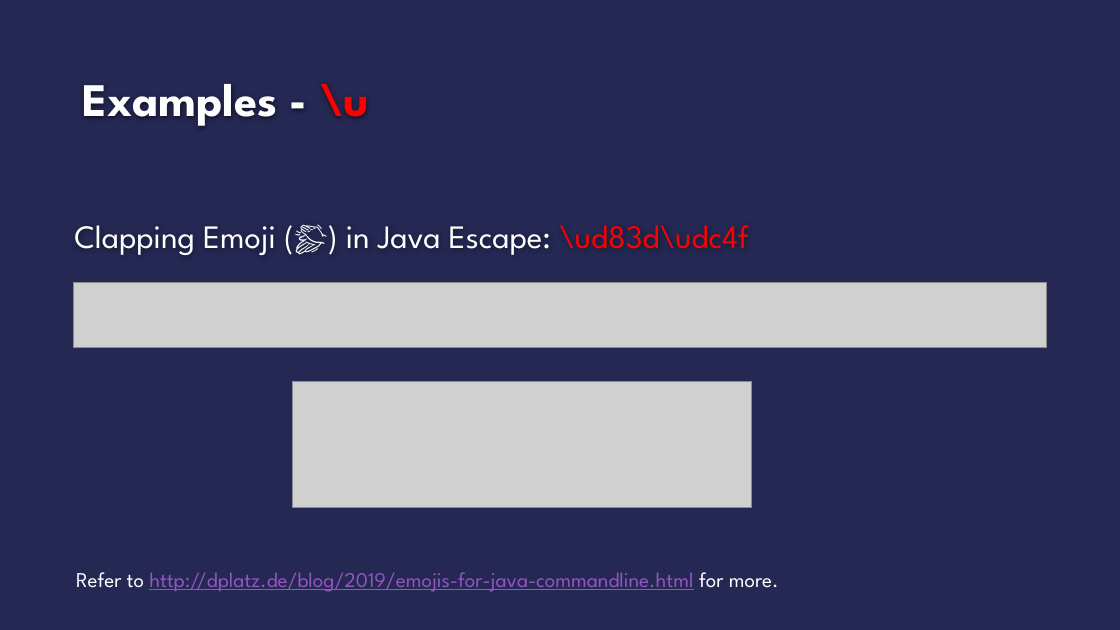
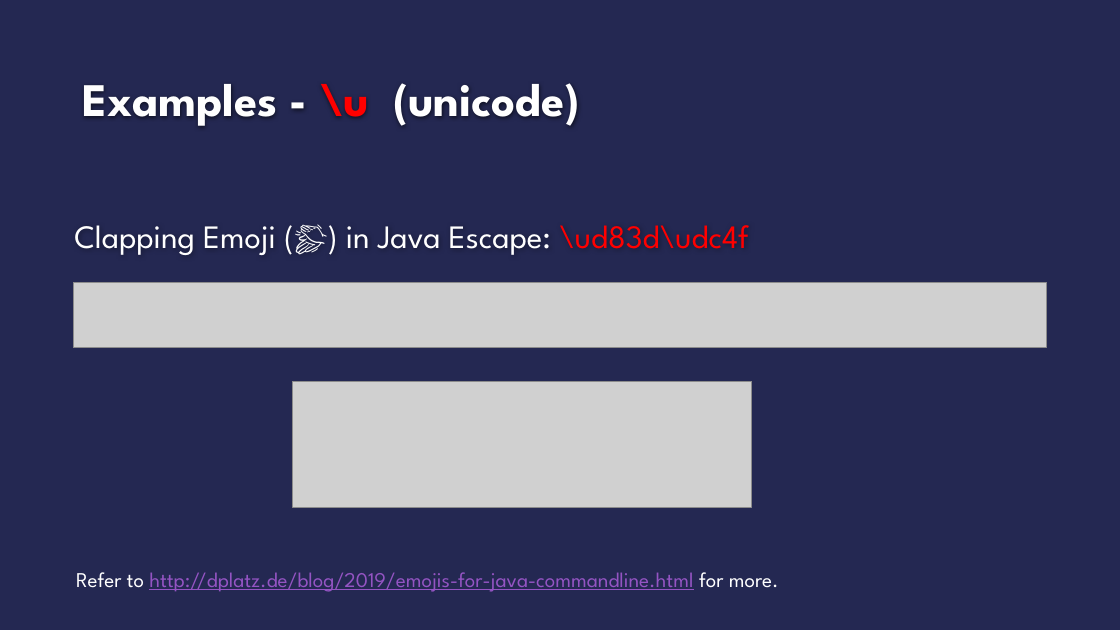
Before and after one commit to msantiago9/Marj, a slide deck: slide 10 of static/ppts/AP2-1.pptx. Drawn at 1120x630 pixels with LibreOffice and Linux fonts; fonts in the diff are those of the drawing; grey boxes stand for pictures; background and template pictures are left out. Boxes give left, top, right and bottom in pixels: in the first picture for what was removed or moved away, otherwise in the second. Text is boxed around its words. In the diff, an @@ line names an element or a change of style, - is before the commit and + after.

```diff
--- a/static/ppts/AP2-1.pptx
+++ b/static/ppts/AP2-1.pptx
@@ title at (83, 83, 580, 126): text changed @@
-Examples - \u
+Examples - \u (unicode)
```
Also in this commit, not shown: 4 other slides changed, 5 other files.
